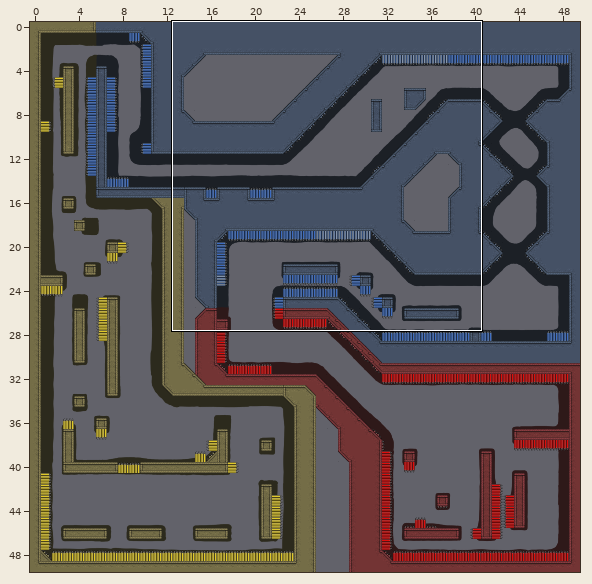
A Tiled map (JSON) gets an edit: Assets/Maps/level_00.tmj. Above: a wide view before the commit, with the close-up outlined.
Close-up. As it was:
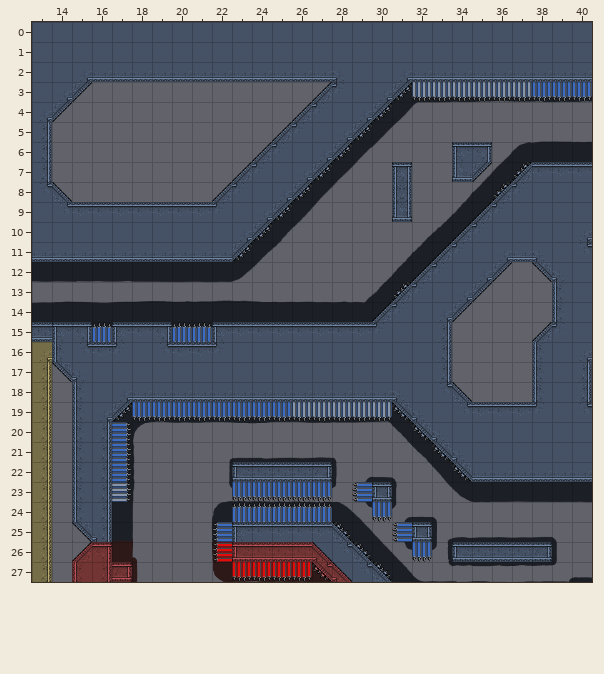
Cells are 32x32 px. Shown: x 13..40, y 0..27. The commit also changed other parts of the map, which this record leaves out. Tiles whose own drawing changed are shown in their newer look in all pictures. Not drawn, because the pictures are missing: unchanged layer "Pickups".
Once edited:
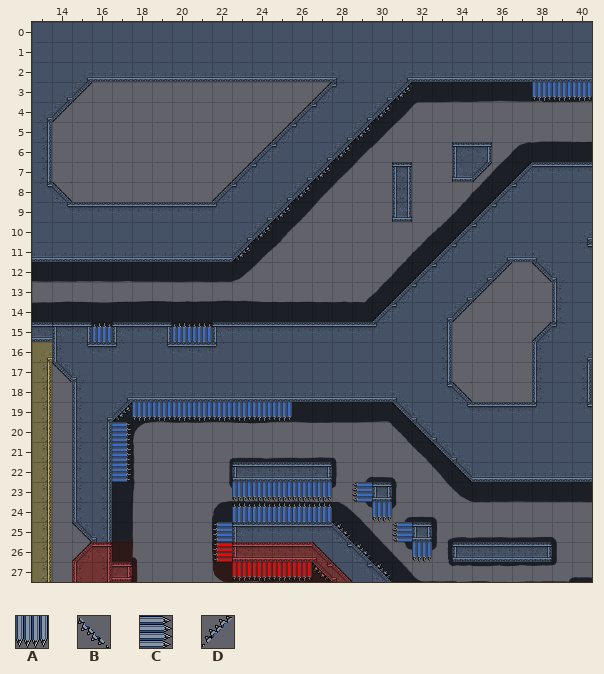
Key: from "Tileset": A 71, B 72, C 86, D 104.
_ is an empty cell.
What changed:
Layer "Obstacles":
The edit erases tile A in row 3 at x 32 to 37; in row 19 at x 26 to 30.
The edit erases tile B in row 19 at x 31; in row 20 at x 32; in row 21 at x 33; in row 22 at x 34.
The edit erases tile C in row 23 at x 17.
The edit erases tile D in row 7 at x 37; in row 8 at x 36; in row 13 at x 31.
